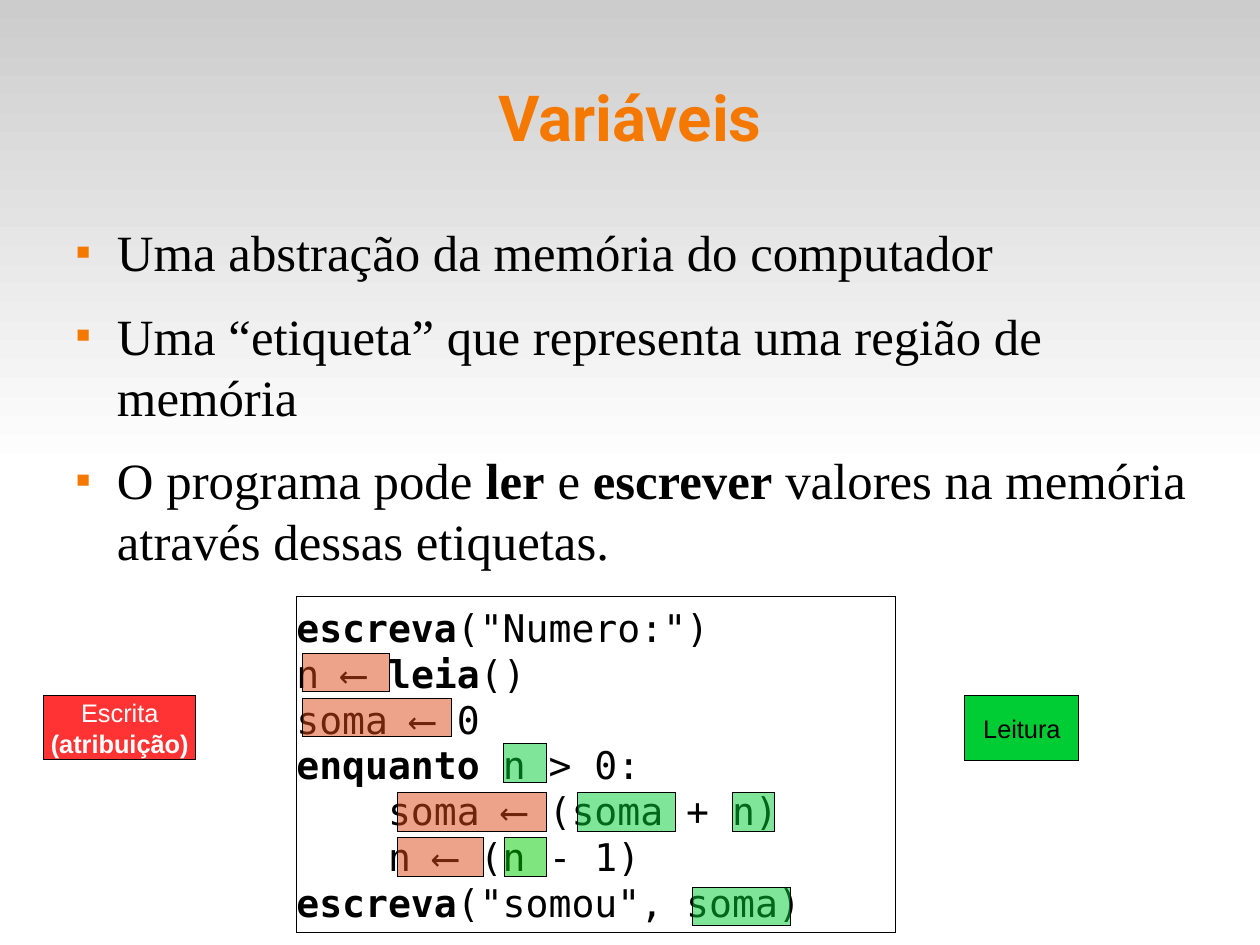
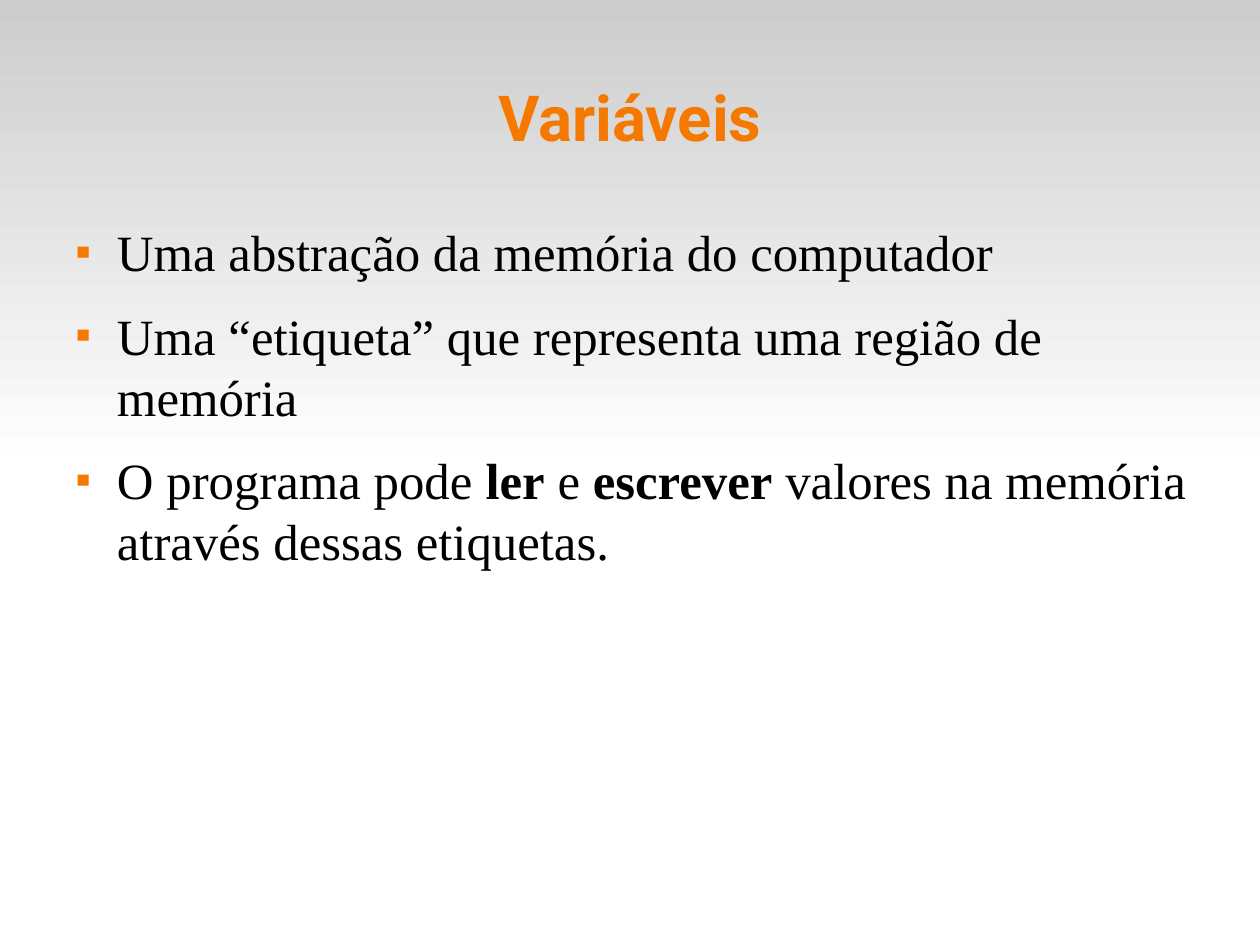
Before and after one commit to fsantanna-uerj/IPD, a slide deck: slide 5 of slides/ipd-03.odp. Drawn at 1260x945 pixels with LibreOffice and Linux fonts; fonts in the diff are those of the drawing. Boxes give left, top, right and bottom in pixels: in the first picture for what was removed or moved away, otherwise in the second. Text is boxed around its words. In the diff, an @@ line names an element or a change of style, - is before the commit and + after.

```diff
--- a/slides/ipd-03.odp
+++ b/slides/ipd-03.odp
@@ rectangle removed at [296, 597, 895, 933] @@
-escreva("Numero:")
-n ⟵ leia()
-soma ⟵ 0
-enquanto n > 0:
-soma ⟵ (soma + n)
-n ⟵ (n - 1)
-escreva("somou", soma)
@@ rectangle removed at [303, 654, 390, 693] @@
@@ rectangle removed at [43, 695, 196, 759] @@
-Escrita
-(atribuição)
@@ rectangle removed at [303, 699, 452, 737] @@
@@ rectangle removed at [965, 696, 1079, 760] @@
-Leitura
@@ rectangle removed at [504, 744, 547, 783] @@
@@ rectangle removed at [397, 794, 545, 832] @@
@@ rectangle removed at [579, 794, 677, 832] @@
@@ rectangle removed at [733, 794, 775, 832] @@
@@ rectangle removed at [397, 838, 484, 877] @@
@@ rectangle removed at [505, 838, 548, 877] @@
@@ rectangle removed at [693, 887, 791, 926] @@
```
Also in this commit, not shown: 9 other slides changed, 4 slides removed, 7 other files.
